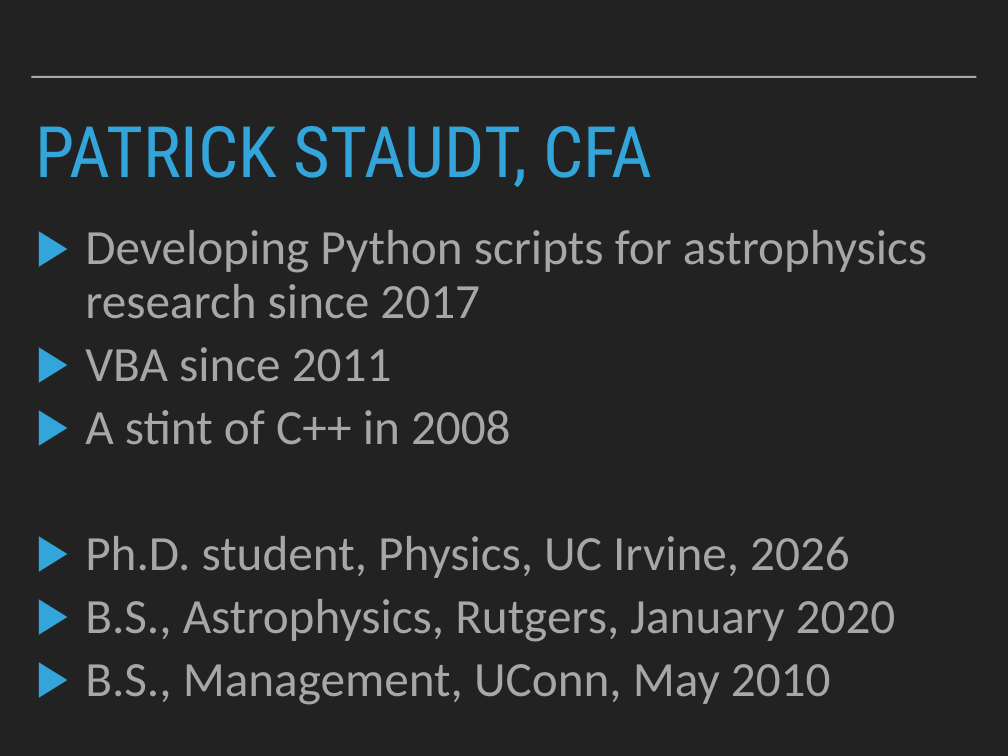
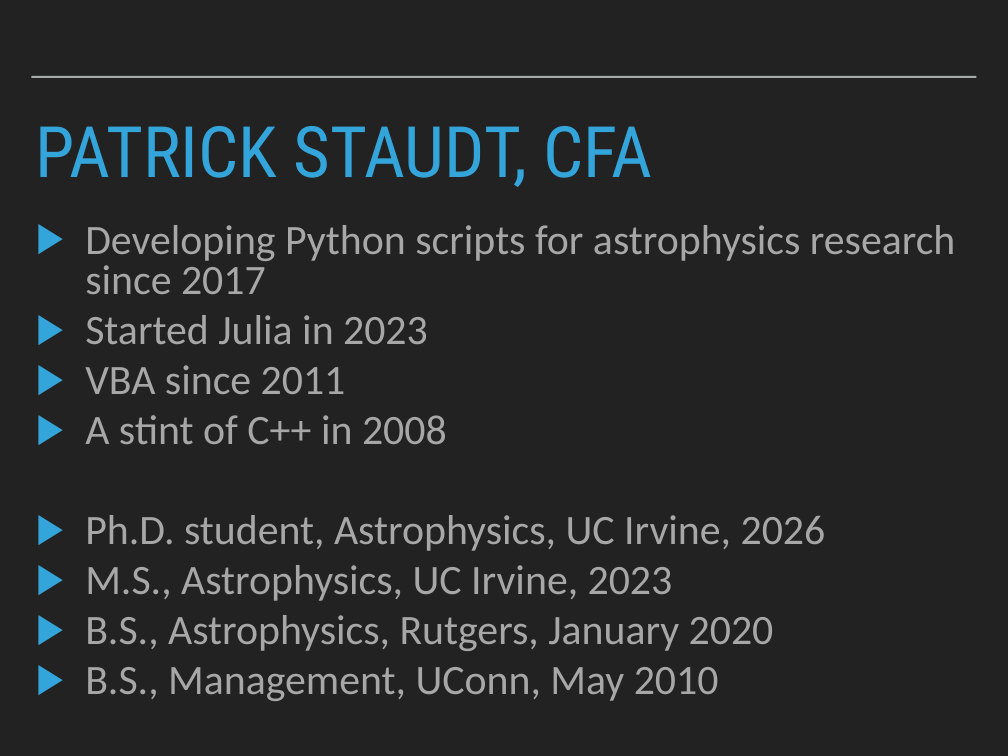
Before and after one commit to patricks1/python-for-data-science, a slide deck: slide 2 of Session01/Session1_Slides.pptx. Drawn at 1008x756 pixels with LibreOffice and Linux fonts; fonts in the diff are those of the drawing. Boxes give left, top, right and bottom in pixels: in the first picture for what was removed or moved away, otherwise in the second. Text is boxed around its words. In the diff, an @@ line names an element or a change of style, - is before the commit and + after.

Commit message:
Updated an into slide

```diff
--- a/Session01/Session1_Slides.pptx
+++ b/Session01/Session1_Slides.pptx
@@ text at [85,225,956,701]: size 50 to 42.5 pt in "Developing Python scripts for astrophysics research since ...", "VBA since 2011", "A stint of C++ in 2008", "B.S., Astrophysics, Rutgers, January 2020" and 1 more places; line spacing 0.9 to 0.8 @@
@@ text at [85,315,428,344]: paragraph added @@
+▶ Started Julia in 2023
@@ text at [85,515,826,601]: text changed; size 50 to 42.5 pt @@
-▶ Ph.D. student, Physics, UC Irvine, 2026
+▶ Ph.D. student, Astrophysics, UC Irvine, 2026
+▶ M.S., Astrophysics, UC Irvine, 2023
```
